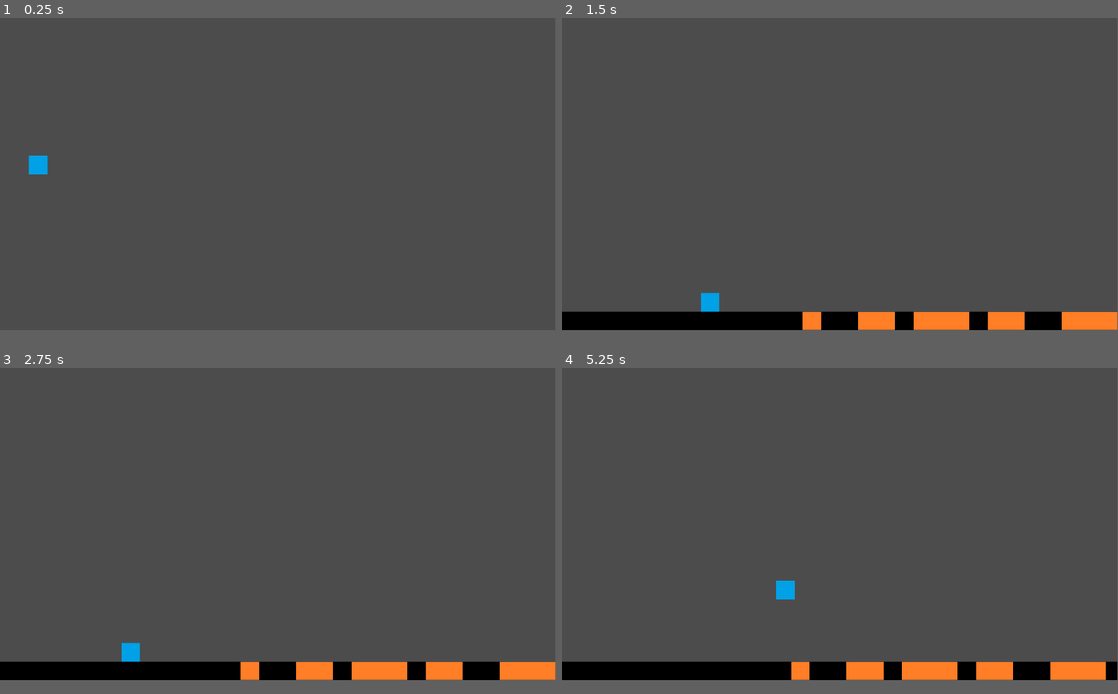
Above: before the commit, frames 1-4 (two rows, left to right).
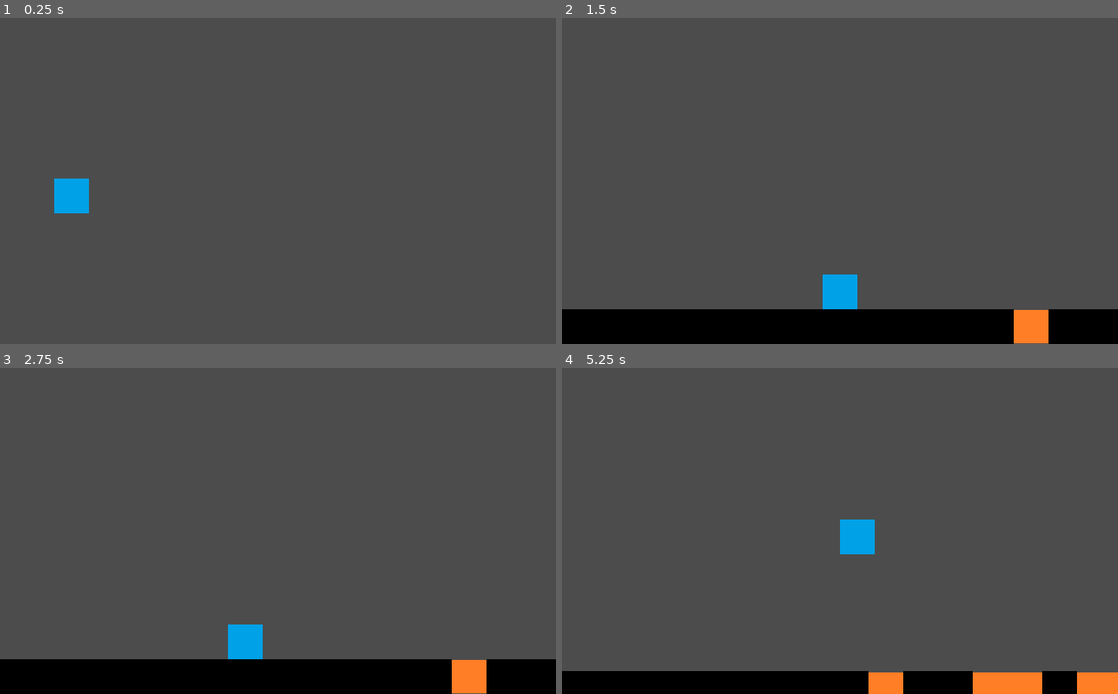
Above: after the commit, the same moments.

Repository: Kronooooo/endless-runner
Game: Godot game, scene res://scenes/Game.tscn
Same seed, same stepped clock (60 frames per second), same inputs: the game is played once before the commit and once after it. The project has no main scene, so this scene is started directly.
Inputs:
- Up to frame 1 (0.25 s): no input
- Up to frame 2 (1.5 s): tap Enter at 0.5 s; hold Right (ui_right) from 0.53 s (still down); tap Space (jump) at 0.77 s
- Up to frame 3 (2.75 s): tap Space (jump) at 1.52 s; release Right (ui_right) at 2.03 s; hold Left (ui_left) from 2.03 s (still down)
- Up to frame 4 (5.25 s): release Left (ui_left) at 2.78 s; hold Right (ui_right) 2.78-4.28 s; tap Space (jump) at 3.02, 3.77, 4.52 s; hold Left (ui_left) 4.28-5.03 s; hold Right (ui_right) from 5.03 s (still down)
In our replay, the window is 799x449 before the commit and 800x469 after it. These sizes can differ from the game's own. Grey fills any space a smaller window leaves; there, only what the larger window draws over its background counts as a difference.

The runs differ from the first frame. In frame 1, 0.9% of the frame differs, in the area x 5-16%, y 42-60%; in frame 2, 4.2%; in frame 3, 4.2%; in frame 4, 6.0%, in the area x 0-100%, y 0-100%.

Commit message:
updated outdated files

Diff:
--- a/project.godot
+++ b/project.godot
@@ -19,9 +19,7 @@
 
 [display]
 
-window/size/width=1920
-window/size/height=1080
-window/size/borderless=true
+window/stretch/mode="2d"
 
 [input]
 
@@ -34,3 +32,4 @@
 [rendering]
 
 environment/default_environment="res://default_env.tres"
+quality/dynamic_fonts/use_oversampling=false
--- a/scenes/Door.tscn
+++ b/scenes/Door.tscn
@@ -8,6 +8,9 @@
 
 [sub_resource type="RectangleShape2D" id=2]
 extents = Vector2( 1, 64 )
+
+[sub_resource type="RectangleShape2D" id=3]
+extents = Vector2( 1, 144 )
 
 [node name="Door" type="StaticBody2D"]
 script = ExtResource( 1 )
@@ -26,4 +29,11 @@
 position = Vector2( -8, -64 )
 shape = SubResource( 2 )
 
+[node name="Area2D2" type="Area2D" parent="."]
+
+[node name="CollisionShape2D" type="CollisionShape2D" parent="Area2D2"]
+position = Vector2( 120, -64 )
+shape = SubResource( 3 )
+
 [connection signal="body_entered" from="Area2D" to="." method="_on_Area2D_body_entered"]
+[connection signal="body_entered" from="Area2D2" to="." method="_on_Area2D2_body_entered"]
--- a/scenes/Player.tscn
+++ b/scenes/Player.tscn
@@ -26,9 +26,5 @@
 limit_left = 0
 limit_bottom = 1016
 limit_smoothed = true
-drag_margin_h_enabled = true
 drag_margin_v_enabled = true
-drag_margin_left = 1.0
 drag_margin_top = 0.0
-drag_margin_right = 0.0
-drag_margin_bottom = 0.0
--- a/scripts/Door.gd
+++ b/scripts/Door.gd
@@ -1,12 +1,23 @@
 extends StaticBody2D
 
+var Wall = load("res://scenes/Wall.tscn")
+var wall1
+var wall2
 
 func _ready():
 	pass
 
-
 func _on_Area2D_body_entered(body):
 	if body.get_name() == "Player":
 		if body.hasKey == true:
-			queue_free()
+			$"door collision".queue_free()
 			body.hasKey = false
+
+
+func _on_Area2D2_body_entered(body):
+	if body.get_name() == "Player":
+		wall1 = Wall.instance()
+		call_deferred("add_child",wall1)
+		wall2 = Wall.instance()
+		wall2.position.y -= 64
+		call_deferred("add_child",wall2)
--- a/scripts/Player.gd
+++ b/scripts/Player.gd
@@ -16,11 +16,6 @@
 	velocity.y += delta * GRAVITY
 	getInput()
 	velocity = move_and_slide(velocity, Vector2(0,-1))
-	position.x = clamp(position.x,get_node("Camera2D").position.x+10,position.x+30)
-	if $Camera2D.position.x > minCameraX:
-		$Camera2D.limit_left = $Camera2D.position.x
-		minCameraX = $Camera2D.position.x
-
 
 func getInput():
 	if Input.is_action_pressed("ui_left"):
Not shown: 1 places in scenes/Door.tscn that only renumber resources
